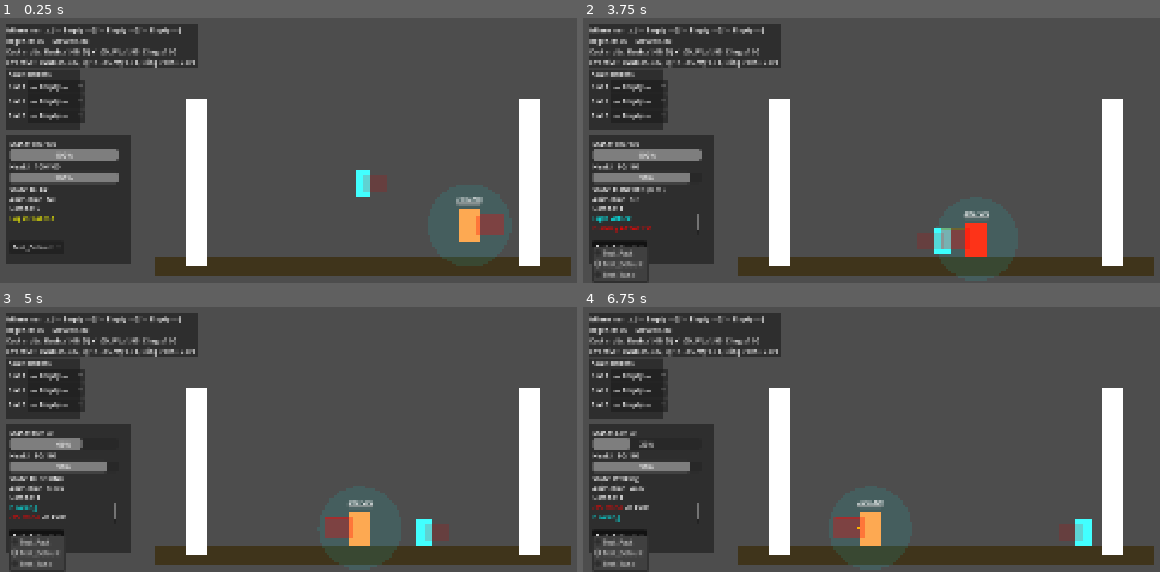
Above: before the commit, frames 1-4 (two rows, left to right).
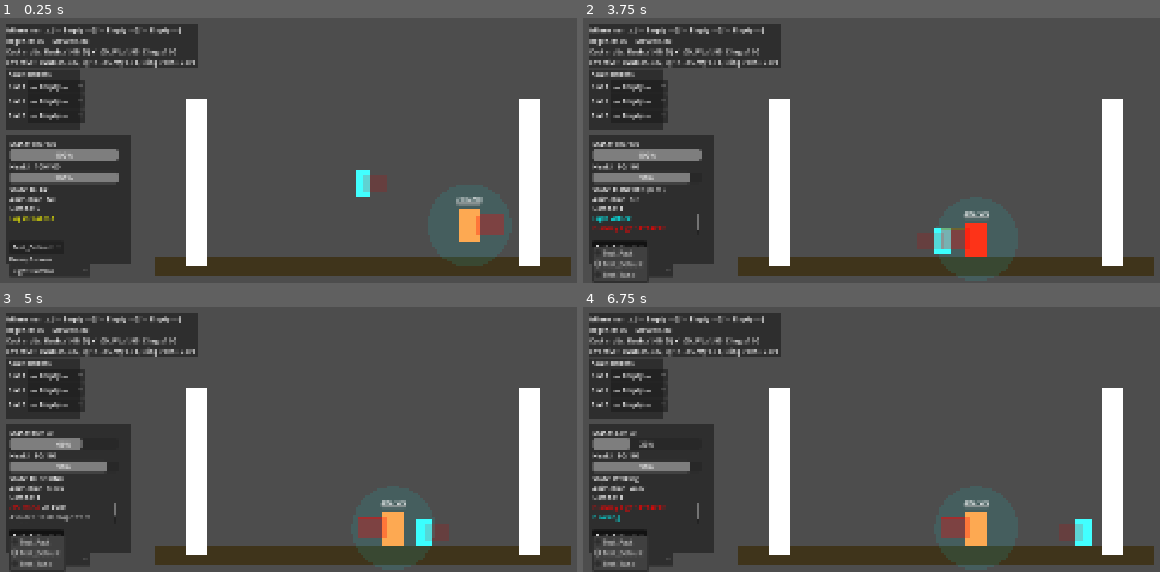
Above: after the commit, the same moments.

Repository: Korasyl/ManaBrawl
Game: Godot game, scene res://scenes/test_environment/test_environment.tscn
Two runs of this game, one before a commit and one after it. Both use one fixed random seed, a clock stepped at 60 frames per second and the inputs below.
Inputs (mouse positions are in pixels of both pictures, inside the frame that each line leads up to):
- Up to frame 1 (0.25 s): no input
- Up to frame 2 (3.75 s): click (634, 269) at 0.5 s, where only the run after the commit has a clickable "Light Combo"; click "— Empty —" at 1.25 s; click "— Empty —" at 2 s; click "— Empty —" at 2.75 s; click "Test_Default" at 3.5 s
- Up to frame 3 (5 s): move the mouse to (536, 325) at 4.27 s; hold D (move_right) from 4.28 s (still down); hold Alt (block) from 4.28 s (still down); tap W (jump) at 4.52 s; tap Space (dash) at 4.55 s
- Up to frame 4 (6.75 s): move the mouse to (784, 370) at 5.02 s; release Alt (block) at 5.03 s; tap Space (dash) at 5.1, 6.05 s; tap W (jump) at 5.27 s; tap Alt (block) at 5.3 s; move the mouse to (outside the picture) at 5.77 s; release D (move_right) at 5.78 s; hold A (move_left) 5.78-6.53 s; hold Alt (block) 5.78-6.53 s; move the mouse to (906, 436) at 6.52 s; hold D (move_right) from 6.53 s (still down); tap S (crouch) at 6.6 s

The runs differ from the first frame. In frame 1, 0.6% of the frame differs, in the area x 1-16%, y 90-98%; in frame 2, 0.3%; in frame 3, 2.2%; in frame 4, 2.3%, in the area x 1-71%, y 72-98%.

Commit message:
Add dummy behavior selector with 5 combat modes
Training dummy now supports selectable behaviors via dropdown:
- Light Combo: 3x light attack sequence
- Light > Heavy Mix-up: 2x light into heavy with windup telegraph
- Heavy Only: single heavy with windup
- Block: holds block, absorbs lights, shield-breaks on heavy
- Dash Evade: dashes away on detection and after stun recovery

Dummy attack system rewritten with sequence-based execution,
proper heavy windup phase, block/shield-break handling, and
dash i-frames. Behavior resumes after stun recovery per mode.

https://claude.ai/code/session_016uvTuTMuTD4fs5D6G78dUJ

Diff:
--- a/characters/training_dummy.gd
+++ b/characters/training_dummy.gd
@@ -10,7 +10,6 @@
 @onready var detection_area: Area2D = $DetectionArea
 @onready var attack_hitbox: Area2D = $AttackHitbox
 @onready var attack_collision: CollisionShape2D = $AttackHitbox/CollisionShape2D
-var hit_bodies_this_attack: Array = []
 
 var current_health: float
 var is_dead: bool = false
@@ -19,23 +18,57 @@
 var hit_flash_timer: float = 0.0
 var spawn_position: Vector2
 
-# Stun/Interrupt states
+# Stun/Interrupt
 var is_flinched: bool = false
 var is_staggered: bool = false
 var stun_timer: float = 0.0
 const FLINCH_DURATION: float = 0.3
 const STAGGER_DURATION: float = 0.3
 
+# ---- Behavior system ----
+enum BehaviorMode { LIGHT_COMBO, LIGHT_HEAVY_MIXUP, HEAVY_ONLY, BLOCK, DASH_EVADE }
+var behavior_mode: int = BehaviorMode.LIGHT_COMBO
+
 # AI States
-enum AIState { PATROL, ATTACKING, STUNNED, DEAD }
+enum AIState { PATROL, WINDUP, ATTACKING, SEQUENCE_GAP, COOLDOWN, BLOCKING, DASHING, STUNNED, DEAD }
 var ai_state: AIState = AIState.PATROL
-var facing_direction: int = 1  # 1 = right, -1 = left
+var facing_direction: int = 1
 var patrol_speed: float = 100.0
+
+# Attack system
+var is_attacking: bool = false
+var is_heavy_attack: bool = false
+var attack_timer: float = 0.0
 var attack_cooldown: float = 0.0
-var attack_cooldown_time: float = 2.0
-var is_attacking: bool = false
-var attack_timer: float = 0.0
-var attack_duration: float = 0.5  # Give hitbox more time to connect
+const ATTACK_COOLDOWN_TIME: float = 1.5
+
+# Attack sequence
+var attack_sequence: Array = []
+var sequence_step: int = -1
+var sequence_timer: float = 0.0
+
+# Block
+var is_blocking: bool = false
+var block_broken: bool = false
+var block_broken_timer: float = 0.0
+const BLOCK_BROKEN_DURATION: float = 2.0
+
+# Dash
+var is_dashing: bool = false
+var dash_timer: float = 0.0
+const DASH_SPEED: float = 400.0
+const DASH_DURATION: float = 0.25
+
+# Target tracking
+var target_player: Node = null
+
+# Attack constants
+const LIGHT_ATTACK_DURATION: float = 0.4
+const HEAVY_WINDUP_DURATION: float = 0.4
+const HEAVY_ATTACK_DURATION: float = 0.5
+const COMBO_GAP: float = 0.3
+const LIGHT_DAMAGE: float = 10.0
+const HEAVY_DAMAGE: float = 20.0
 
 func _ready():
 	attack_hitbox.monitoring = true
@@ -46,43 +79,15 @@
 	else:
 		push_error("No DummyStats assigned to TrainingDummy!")
 
-	# Store original color
 	original_color = color_rect.color
-
-	# Store spawn position
 	spawn_position = global_position
 
-	# Connect signals
 	if detection_area:
 		detection_area.body_entered.connect(_on_player_detected)
-		print("Dummy: DetectionArea connected. Mask=%d" % detection_area.collision_mask)
-	else:
-		push_error("Dummy: DetectionArea not found!")
+		detection_area.body_exited.connect(_on_player_lost)
 
 	if attack_hitbox:
 		attack_hitbox.body_entered.connect(_on_attack_hit)
-		print("Dummy: AttackHitbox connected. Mask=%d" % attack_hitbox.collision_mask)
-	else:
-		push_error("Dummy: AttackHitbox not found!")
-
-func _draw():
-	if not attack_hitbox:
-		return
-
-	# Draw detection range
-	draw_circle(Vector2(0, -40), 100, Color(0, 1, 1, 0.1))  # Cyan circle for detection
-
-	# Draw attack hitbox position
-	var hitbox_pos = attack_hitbox.position
-	var hitbox_rect = Rect2(hitbox_pos.x - 35, hitbox_pos.y - 25, 70, 50)
-
-	var hitbox_color = Color.GREEN if is_attacking else Color.RED
-	hitbox_color.a = 0.3
-	draw_rect(hitbox_rect, hitbox_color, false, 2.0)  # Outline
-
-	# Draw facing direction arrow
-	var arrow_end = Vector2(30 * facing_direction, -40)
-	draw_line(Vector2(0, -40), arrow_end, Color.YELLOW, 3.0)
 
 func _physics_process(delta):
 	# Handle respawn
@@ -101,33 +106,36 @@
 		if stun_timer <= 0:
 			end_stun()
 
-	# Handle attack cooldown
-	if attack_cooldown > 0:
-		attack_cooldown -= delta
-
-	# Handle attack duration
-	if is_attacking:
-		attack_timer -= delta
-		if attack_timer <= 0:
-			end_dummy_attack()
+	# Handle block broken recovery
+	if block_broken:
+		block_broken_timer -= delta
+		if block_broken_timer <= 0:
+			block_broken = false
+			if behavior_mode == BehaviorMode.BLOCK:
+				enter_block()
 
 	# Handle hit flash
 	if hit_flash_timer > 0:
 		hit_flash_timer -= delta
 		if hit_flash_timer <= 0:
-			if is_flinched:
-				color_rect.modulate = Color(1.0, 0.8, 0.0)
-			elif is_staggered:
-				color_rect.modulate = Color(1.0, 0.3, 0.0)
-			else:
-				color_rect.modulate = Color.WHITE
+			_update_visual()
 
 	# AI behavior
 	match ai_state:
 		AIState.PATROL:
 			handle_patrol(delta)
+		AIState.WINDUP:
+			handle_windup(delta)
 		AIState.ATTACKING:
-			velocity.x = 0  # Stay still while attacking
+			handle_active_attack(delta)
+		AIState.SEQUENCE_GAP:
+			handle_sequence_gap(delta)
+		AIState.COOLDOWN:
+			handle_cooldown(delta)
+		AIState.BLOCKING:
+			handle_blocking_state(delta)
+		AIState.DASHING:
+			handle_dash(delta)
 		AIState.STUNNED:
 			velocity.x = 0
 
@@ -135,127 +143,298 @@
 	if not is_on_floor():
 		velocity.y += ProjectSettings.get_setting("physics/2d/default_gravity") * delta
 
-	if is_on_floor() and ai_state != AIState.PATROL:
+	if is_on_floor() and ai_state != AIState.PATROL and ai_state != AIState.DASHING:
 		velocity.x = lerp(velocity.x, 0.0, 0.15)
 
 	move_and_slide()
 	queue_redraw()
 
+# ---- AI State Handlers ----
+
 func handle_patrol(delta):
-	# Check walls and turn around
 	if wall_check_right.is_colliding():
 		facing_direction = -1
 	elif wall_check_left.is_colliding():
 		facing_direction = 1
 
-	# Move
 	velocity.x = facing_direction * patrol_speed
-
-	# Position attack hitbox for current facing
 	update_attack_hitbox_position()
 
-func update_attack_hitbox_position():
-	# Position hitbox in front of dummy based on facing direction
-	if attack_hitbox:
-		attack_hitbox.position.x = 50 * facing_direction  # 50 pixels in front
-		attack_hitbox.position.y = -40  # Middle height
-
-func _on_player_detected(body):
-	print("Dummy: Player detected! body=%s, state=%s, attacking=%s, cooldown=%.1f" % [body.name, AIState.keys()[ai_state], is_attacking, attack_cooldown])
-
-	# Can't attack if stunned, dead, already attacking, or on cooldown
-	if ai_state in [AIState.STUNNED, AIState.DEAD]:
-		return
-	if is_attacking or attack_cooldown > 0:
-		return
-
-	# Must be player
-	if not (body.is_in_group("player") or body.name == "Player"):
-		print("  -> Not player, ignoring")
-		return
-
-	# Face the player
-	if body.global_position.x < global_position.x:
-		facing_direction = -1
-	else:
-		facing_direction = 1
-
+func handle_windup(delta):
+	sequence_timer -= delta
+	velocity.x = 0
+	if sequence_timer <= 0:
+		_activate_attack_hitbox()
+
+func handle_active_attack(delta):
+	attack_timer -= delta
+	velocity.x = 0
+	if attack_timer <= 0:
+		end_current_attack()
+
+func handle_sequence_gap(delta):
+	sequence_timer -= delta
+	velocity.x = 0
+	if sequence_timer <= 0:
+		start_sequence_step()
+
+func handle_cooldown(delta):
+	attack_cooldown -= delta
+	velocity.x = 0
+	if attack_cooldown <= 0:
+		if target_player != null and is_instance_valid(target_player):
+			face_target(target_player)
+			start_behavior()
+		else:
+			ai_state = AIState.PATROL
+
+func handle_blocking_state(delta):
+	velocity.x = 0
+	if target_player != null and is_instance_valid(target_player):
+		face_target(target_player)
+
+func handle_dash(delta):
+	dash_timer -= delta
+	if dash_timer <= 0:
+		is_dashing = false
+		ai_state = AIState.COOLDOWN
+		attack_cooldown = ATTACK_COOLDOWN_TIME
+		velocity.x = 0
+		_update_visual()
+
+# ---- Behavior Mode System ----
+
+func set_behavior_mode(mode: int) -> void:
+	behavior_mode = mode
+	_reset_combat_state()
+
+	var hud = get_tree().get_first_node_in_group("debug_hud")
+	if hud and hud.has_method("log_action"):
+		hud.log_action("[color=white]Dummy mode: %s[/color]" % BehaviorMode.keys()[mode])
+
+	if mode == BehaviorMode.BLOCK and not is_dead:
+		enter_block()
+	else:
+		ai_state = AIState.PATROL
+
+func _reset_combat_state() -> void:
+	is_attacking = false
+	is_heavy_attack = false
+	is_blocking = false
+	is_dashing = false
+	block_broken = false
+	block_broken_timer = 0.0
+	attack_sequence.clear()
+	sequence_step = -1
+	sequence_timer = 0.0
+	attack_timer = 0.0
+	attack_cooldown = 0.0
+	dash_timer = 0.0
+	attack_collision.set_deferred("disabled", true)
+	_update_visual()
+
+func start_behavior() -> void:
+	match behavior_mode:
+		BehaviorMode.LIGHT_COMBO:
+			attack_sequence = ["light", "light", "light"]
+			_begin_sequence()
+		BehaviorMode.LIGHT_HEAVY_MIXUP:
+			attack_sequence = ["light", "light", "heavy"]
+			_begin_sequence()
+		BehaviorMode.HEAVY_ONLY:
+			attack_sequence = ["heavy"]
+			_begin_sequence()
+		BehaviorMode.BLOCK:
+			enter_block()
+		BehaviorMode.DASH_EVADE:
+			if target_player != null and is_instance_valid(target_player):
+				start_dash()
+			else:
+				ai_state = AIState.PATROL
+
+# ---- Attack Sequence ----
+
+func _begin_sequence() -> void:
+	sequence_step = 0
+	start_sequence_step()
+
+func start_sequence_step() -> void:
+	if sequence_step >= attack_sequence.size():
+		_end_sequence()
+		return
+
+	var step_type: String = attack_sequence[sequence_step]
+	face_target_if_possible()
 	update_attack_hitbox_position()
-	perform_dummy_attack()
-
-func perform_dummy_attack():
-	print("Dummy: Starting attack! facing=%d, hitbox_pos=%s" % [facing_direction, attack_hitbox.position])
-
+
+	if step_type == "heavy":
+		is_heavy_attack = true
+		ai_state = AIState.WINDUP
+		sequence_timer = HEAVY_WINDUP_DURATION
+		color_rect.modulate = Color(1.0, 0.6, 0.0)  # Orange for windup
+		var hud = get_tree().get_first_node_in_group("debug_hud")
+		if hud and hud.has_method("log_action"):
+			hud.log_action("[color=orange]Dummy winding up HEAVY...[/color]")
+	else:
+		is_heavy_attack = false
+		_activate_attack_hitbox()
+
+func _activate_attack_hitbox() -> void:
+	is_attacking = true
 	ai_state = AIState.ATTACKING
-	is_attacking = true
-	attack_timer = attack_duration
-	attack_cooldown = attack_cooldown_time
-
-	# Make sure hitbox is positioned correctly
-	update_attack_hitbox_position()
-
-	# Enable hitbox
+	attack_timer = HEAVY_ATTACK_DURATION if is_heavy_attack else LIGHT_ATTACK_DURATION
+
 	attack_collision.set_deferred("disabled", false)
 	call_deferred("_apply_attack_overlap_hits")
-	print("  -> Hitbox ENABLED. Disabled=%s" % attack_collision.disabled)
-
-	# Visual feedback
-	color_rect.modulate = Color(1.0, 0.3, 0.3)
+
+	if is_heavy_attack:
+		color_rect.modulate = Color(1.0, 0.2, 0.0)  # Red-orange for heavy
+	else:
+		color_rect.modulate = Color(1.0, 0.3, 0.3)  # Red for light
 
 	var hud = get_tree().get_first_node_in_group("debug_hud")
 	if hud and hud.has_method("log_action"):
-		hud.log_action("[color=red]Dummy ATTACKS![/color]")
-
-func end_dummy_attack():
-	print("Dummy: Ending attack. Hitbox was disabled=%s" % attack_collision.disabled)
-
+		var type_str := "HEAVY" if is_heavy_attack else "Light"
+		hud.log_action("[color=red]Dummy %s ATTACK![/color]" % type_str)
+
+func end_current_attack() -> void:
 	is_attacking = false
 	attack_collision.set_deferred("disabled", true)
-	print("  -> Hitbox now DISABLED=%s" % attack_collision.disabled)
-
-	if ai_state == AIState.ATTACKING:
-		ai_state = AIState.PATROL
-
-	if not is_flinched and not is_staggered:
+	_update_visual()
+
+	sequence_step += 1
+	if sequence_step < attack_sequence.size():
+		ai_state = AIState.SEQUENCE_GAP
+		sequence_timer = COMBO_GAP
+	else:
+		_end_sequence()
+
+func _end_sequence() -> void:
+	is_attacking = false
+	is_heavy_attack = false
+	attack_sequence.clear()
+	sequence_step = -1
+	attack_collision.set_deferred("disabled", true)
+	ai_state = AIState.COOLDOWN
+	attack_cooldown = ATTACK_COOLDOWN_TIME
+	_update_visual()
+
+# Compatibility: player's clash detection calls this
+func end_dummy_attack() -> void:
+	is_attacking = false
+	is_heavy_attack = false
+	attack_collision.set_deferred("disabled", true)
+	_end_sequence()
+
+# ---- Block ----
+
+func enter_block() -> void:
+	if block_broken:
+		return
+	is_blocking = true
+	ai_state = AIState.BLOCKING
+	color_rect.modulate = Color(0.3, 0.5, 1.0)  # Blue for blocking
+	var hud = get_tree().get_first_node_in_group("debug_hud")
+	if hud and hud.has_method("log_action"):
+		hud.log_action("[color=cyan]Dummy BLOCKING[/color]")
+
+# ---- Dash ----
+
+func start_dash() -> void:
+	if target_player == null or not is_instance_valid(target_player):
+		return
+
+	# Dash away from player
+	var dir := -1 if target_player.global_position.x > global_position.x else 1
+	facing_direction = -dir  # Face the player while dashing back
+
+	is_dashing = true
+	dash_timer = DASH_DURATION
+	ai_state = AIState.DASHING
+	velocity = Vector2(dir * DASH_SPEED, -100)
+
+	color_rect.modulate = Color(0.5, 1.0, 0.5)  # Green for dash
+	var hud = get_tree().get_first_node_in_group("debug_hud")
+	if hud and hud.has_method("log_action"):
+		hud.log_action("[color=green]Dummy DASH![/color]")
+
+# ---- Detection ----
+
+func _on_player_detected(body):
+	if not (body.is_in_group("player") or body.name == "Player"):
+		return
+
+	target_player = body
+
+	# Only start new behavior if idle/patrolling
+	if ai_state != AIState.PATROL:
+		return
+
+	face_target(body)
+	update_attack_hitbox_position()
+	start_behavior()
+
+func _on_player_lost(body):
+	if body == target_player:
+		target_player = null
+
+# ---- Helpers ----
+
+func face_target(target: Node) -> void:
+	if target.global_position.x < global_position.x:
+		facing_direction = -1
+	else:
+		facing_direction = 1
+
+func face_target_if_possible() -> void:
+	if target_player != null and is_instance_valid(target_player):
+		face_target(target_player)
+
+func update_attack_hitbox_position():
+	if attack_hitbox:
+		attack_hitbox.position.x = 50 * facing_direction
+		attack_hitbox.position.y = -40
+
+func _update_visual() -> void:
+	if is_blocking:
+		color_rect.modulate = Color(0.3, 0.5, 1.0)
+	elif is_flinched:
+		color_rect.modulate = Color(1.0, 0.8, 0.0)
+	elif is_staggered:
+		color_rect.modulate = Color(1.0, 0.3, 0.0)
+	elif block_broken:
+		color_rect.modulate = Color(0.5, 0.2, 0.2)
+	else:
 		color_rect.modulate = Color.WHITE
 
+# ---- Damage ----
+
 func _on_attack_hit(body):
-	print("Dummy: Attack hitbox entered! body=%s, is_attacking=%s" % [body.name, is_attacking])
-
 	if not is_attacking:
-		print("  -> Not currently attacking, ignoring")
-		return
-
-	# Must be player
+		return
 	if not (body.is_in_group("player") or body.name == "Player"):
-		print("  -> Not player, ignoring")
-		return
-
-	# Deal damage
+		return
+
 	if body.has_method("take_damage"):
-		var damage = 10.0
-		var knockback = Vector2(facing_direction * 300, -150)
-
-		print("  -> Dealing %d damage with knockback %s" % [damage, knockback])
+		var damage := HEAVY_DAMAGE if is_heavy_attack else LIGHT_DAMAGE
+		var knockback_mult := 1.5 if is_heavy_attack else 1.0
+		var knockback := Vector2(facing_direction * 300 * knockback_mult, -150)
+		var interrupt := "stagger" if is_heavy_attack else "flinch"
+
 		var ctx := {
 			ContextKeys.SOURCE: self,
-			ContextKeys.ATTACK_ID: "dummy_attack",
+			ContextKeys.ATTACK_ID: "dummy_heavy" if is_heavy_attack else "dummy_light",
 			ContextKeys.DAMAGE_TYPE: "melee"
 		}
-		body.take_damage(damage, knockback, "flinch", ctx)
-
-		# Disable hitbox after first hit (no multi-hitting)
+		body.take_damage(damage, knockback, interrupt, ctx)
+
+		# Disable hitbox after first hit
 		attack_collision.set_deferred("disabled", true)
-	else:
-		print("  -> Body has no take_damage method!")
 
 func _apply_attack_overlap_hits() -> void:
 	if not is_attacking or attack_hitbox == null:
 		return
-
-	# Make sure monitoring is on
 	attack_hitbox.monitoring = true
-
 	var bodies := attack_hitbox.get_overlapping_bodies()
 	for b in bodies:
 		_on_attack_hit(b)
@@ -263,6 +442,28 @@
 func take_damage(damage: float, knockback_velocity: Vector2 = Vector2.ZERO, interrupt_type: String = "none", ctx: Dictionary = {}):
 	if is_dead:
 		return
+
+	# Dash i-frames
+	if is_dashing:
+		return
+
+	# Block absorption (light attacks)
+	if is_blocking and interrupt_type == "flinch":
+		var hud = get_tree().get_first_node_in_group("debug_hud")
+		if hud and hud.has_method("log_action"):
+			hud.log_action("[color=cyan]Dummy BLOCKED![/color]")
+		return
+
+	# Shield break (heavy attack vs block)
+	if is_blocking and interrupt_type == "stagger":
+		is_blocking = false
+		block_broken = true
+		block_broken_timer = BLOCK_BROKEN_DURATION
+		color_rect.modulate = Color(0.5, 0.2, 0.2)
+		var hud = get_tree().get_first_node_in_group("debug_hud")
+		if hud and hud.has_method("log_action"):
+			hud.log_action("[color=red]Dummy SHIELD BREAK![/color]")
+		return  # No damage on shield break
 
 	current_health -= damage
 	update_health_display()
@@ -283,7 +484,6 @@
 	if stats.can_be_knocked_back and knockback_velocity != Vector2.ZERO:
 		velocity = knockback_velocity * (1.0 - stats.knockback_resistance)
 
-	# Death check
 	if current_health <= 0:
 		die()
 
@@ -293,6 +493,13 @@
 	stun_timer = FLINCH_DURATION
 	ai_state = AIState.STUNNED
 
+	# Cancel current attack
+	if is_attacking:
+		is_attacking = false
+		attack_collision.set_deferred("disabled", true)
+		attack_sequence.clear()
+		sequence_step = -1
+
 	var hud = get_tree().get_first_node_in_group("debug_hud")
 	if hud and hud.has_method("log_action"):
 		hud.log_action("[color=yellow]Dummy FLINCHED![/color]")
@@ -303,9 +510,12 @@
 	stun_timer = STAGGER_DURATION
 	ai_state = AIState.STUNNED
 
-	# Cancel attack
+	# Cancel current attack
 	if is_attacking:
-		end_dummy_attack()
+		is_attacking = false
+		attack_collision.set_deferred("disabled", true)
+		attack_sequence.clear()
+		sequence_step = -1
 
 	var hud = get_tree().get_first_node_in_group("debug_hud")
 	if hud and hud.has_method("log_action"):
@@ -314,10 +524,20 @@
 func end_stun():
 	is_flinched = false
 	is_staggered = false
-	color_rect.modulate = Color.WHITE
-
-	if not is_dead:
+	_update_visual()
+
+	if is_dead:
+		return
+
+	# After stun recovery, resume behavior based on mode
+	if behavior_mode == BehaviorMode.DASH_EVADE and target_player != null and is_instance_valid(target_player):
+		start_dash()
+	elif behavior_mode == BehaviorMode.BLOCK:
+		enter_block()
+	else:
 		ai_state = AIState.PATROL
+
+# ---- Health / Respawn ----
 
 func update_health_display():
 	if health_bar and health_label:
@@ -329,8 +549,7 @@
 	is_dead = true
 	respawn_timer = stats.respawn_time
 	color_rect.modulate = Color.DIM_GRAY
-	health_label.text = "DEAD (%.1fs)" % respawn_timer
-
+	_reset_combat_state()
 	is_flinched = false
 	is_staggered = false
 	stun_timer = 0.0
@@ -339,21 +558,40 @@
 	is_dead = false
 	current_health = stats.max_health
 	velocity = Vector2.ZERO
-	color_rect.modulate = Color.WHITE
 	global_position = spawn_position
 	update_health_display()
+
+	if behavior_mode == BehaviorMode.BLOCK:
+		enter_block()
+	else:
+		color_rect.modulate = Color.WHITE
+		ai_state = AIState.PATROL
+
+# ---- Debug Drawing ----
+
+func _draw():
+	if not attack_hitbox:
+		return
+
+	draw_circle(Vector2(0, -40), 100, Color(0, 1, 1, 0.1))
+
+	var hitbox_pos = attack_hitbox.position
+	var hitbox_rect = Rect2(hitbox_pos.x - 35, hitbox_pos.y - 25, 70, 50)
+
+	var hitbox_color = Color.GREEN if is_attacking else Color.RED
+	hitbox_color.a = 0.3
+	draw_rect(hitbox_rect, hitbox_color, false, 2.0)
+
+	var arrow_end = Vector2(30 * facing_direction, -40)
+	draw_line(Vector2(0, -40), arrow_end, Color.YELLOW, 3.0)
 
 func _process(delta):
 	if is_dead and health_label:
 		health_label.text = "DEAD (%.1fs)" % respawn_timer
 
-	# DEBUG: Show attack hitbox state every frame
 	if attack_collision:
-		var state_text = "ENABLED" if not attack_collision.disabled else "DISABLED"
 		var color_to_use = Color.GREEN if not attack_collision.disabled else Color.RED
-
-		# If there's a ColorRect child, update its color
 		if attack_hitbox.has_node("ColorRect"):
 			var rect = attack_hitbox.get_node("ColorRect")
 			rect.color = color_to_use
-			rect.color.a = 0.3  # Keep transparent
+			rect.color.a = 0.3
--- a/scenes/test_environment/test_environment.tscn
+++ b/scenes/test_environment/test_environment.tscn
@@ -6,6 +6,7 @@
 [ext_resource type="PackedScene" uid="uid://gn3trux6bfkf" path="res://scenes/ui/stats_switcher.tscn" id="4_fnpii"]
 [ext_resource type="Script" uid="uid://e8o28f46ys1y" path="res://scenes/ui/stats_switcher.gd" id="5_14n3e"]
 [ext_resource type="PackedScene" uid="uid://o351sfl3a6pq" path="res://scenes/ui/attunement_selector.tscn" id="6_tskly"]
+[ext_resource type="PackedScene" path="res://scenes/ui/dummy_behavior_selector.tscn" id="7_bhvr"]
 
 [sub_resource type="RectangleShape2D" id="RectangleShape2D_al67s"]
 size = Vector2(1000, 50)
@@ -80,3 +81,10 @@
 offset_bottom = 439.0
 script = ExtResource("5_14n3e")
 player_path = NodePath("../Player")
+
+[node name="DummyBehaviorSelector" parent="." instance=ExtResource("7_bhvr")]
+offset_left = -849.0
+offset_top = 475.0
+offset_right = -849.0
+offset_bottom = 475.0
+dummy_path = NodePath("../TrainingDummy")
--- /dev/null
+++ b/scenes/ui/dummy_behavior_selector.gd
@@ -0,0 +1,45 @@
+extends Control
+class_name DummyBehaviorSelector
+
+@export var dummy_path: NodePath
+
+@onready var dropdown: OptionButton = $BehaviorDropdown
+
+var _dummy: Node = null
+
+const MODE_LABELS := [
+	"Light Combo",
+	"Light > Heavy Mix-up",
+	"Heavy Only",
+	"Block",
+	"Dash Evade",
+]
+
+func _ready() -> void:
+	_dummy = _resolve_dummy()
+	if _dummy == null:
+		push_error("DummyBehaviorSelector: Dummy not found. Set dummy_path or add to group 'training_dummy'.")
+		return
+
+	_populate_dropdown()
+	dropdown.item_selected.connect(_on_item_selected)
+	dropdown.focus_mode = Control.FOCUS_NONE
+
+func _resolve_dummy() -> Node:
+	if dummy_path != NodePath():
+		return get_node_or_null(dummy_path)
+
+	var d := get_tree().get_first_node_in_group("training_dummy")
+	if d:
+		return d
+
+	return get_node_or_null("/root/TestEnvironment/TrainingDummy")
+
+func _populate_dropdown() -> void:
+	dropdown.clear()
+	for i in MODE_LABELS.size():
+		dropdown.add_item(MODE_LABELS[i], i)
+
+func _on_item_selected(index: int) -> void:
+	if _dummy and _dummy.has_method("set_behavior_mode"):
+		_dummy.set_behavior_mode(index)
--- /dev/null
+++ b/scenes/ui/dummy_behavior_selector.tscn
@@ -0,0 +1,26 @@
+[gd_scene format=3]
+
+[ext_resource type="Script" path="res://scenes/ui/dummy_behavior_selector.gd" id="1_script"]
+
+[node name="DummyBehaviorSelector" type="Control"]
+layout_mode = 3
+anchors_preset = 15
+anchor_right = 1.0
+anchor_bottom = 1.0
+grow_horizontal = 2
+grow_vertical = 2
+script = ExtResource("1_script")
+
+[node name="Label" type="Label" parent="."]
+layout_mode = 0
+offset_right = 180.0
+offset_bottom = 18.0
+text = "Dummy Behavior"
+theme_override_font_sizes/font_size = 12
+
+[node name="BehaviorDropdown" type="OptionButton" parent="."]
+layout_mode = 0
+offset_top = 20.0
+offset_right = 180.0
+offset_bottom = 50.0
+focus_mode = 0
